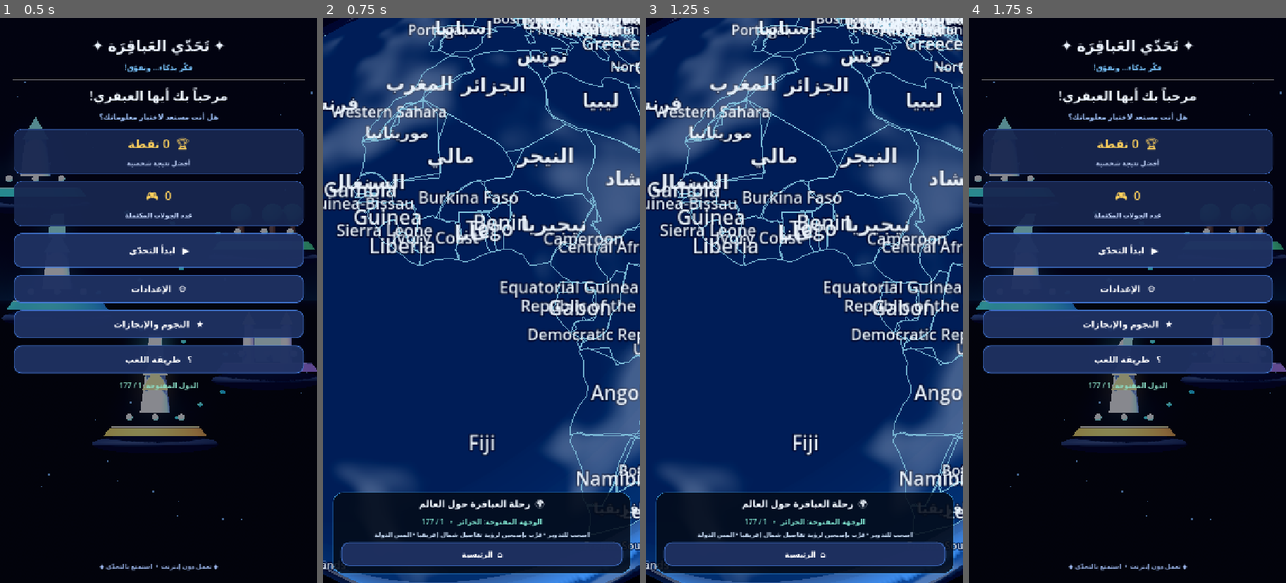
Above: before the commit, frames 1-4 (left to right).
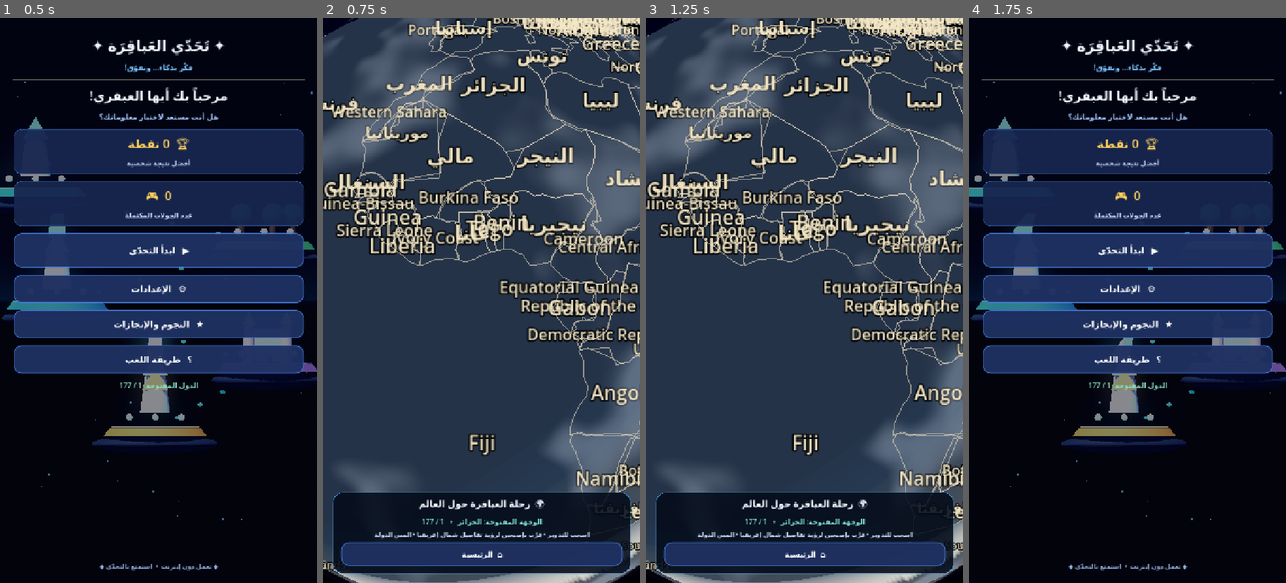
Above: after the commit, the same moments.

Repository: mahdialloui01-art/challenge-
Game: Godot game, scene res://scenes/main.tscn
Two runs of this game, one before a commit and one after it. Both use one fixed random seed, a clock stepped at 60 frames per second and the inputs below.
Inputs:
- Up to frame 1 (0.5 s): no input
- Up to frame 2 (0.75 s): click "▶ ابدأ التحدّي" at 0.5 s
- Up to frame 3 (1.25 s): no input
- Up to frame 4 (1.75 s): click "⌂ الرئيسية" at 1.25 s

Frame 1 is identical in both runs. In frame 2, 86% of the frame differs, in the area x 0-100%, y 0-100%; in frame 3, 86%; in frame 4, nothing differs.

Commit message:
Refine globe lighting and labels with natural earth-tone palette

Diff:
--- a/scripts/world_globe.gd
+++ b/scripts/world_globe.gd
@@ -76,7 +76,7 @@
     if ResourceLoader.exists("res://assets/earth_surface.jpg"):
         ocean.albedo_texture = load("res://assets/earth_surface.jpg")
     else:
-        ocean.albedo_color = Color("#174b68")
+        ocean.albedo_color = Color("#8a8069")
     globe_mesh.material_override = ocean
     add_child(globe_mesh)
     _build_north_africa_detail_patch()
@@ -85,12 +85,12 @@
     var atmosphere := MeshInstance3D.new()
     atmosphere.mesh = _create_earth_mesh(96, 48, GLOBE_RADIUS * 1.022)
     var halo_mat := StandardMaterial3D.new()
-    halo_mat.albedo_color = Color(0.20, 0.56, 1.0, 0.13)
+    halo_mat.albedo_color = Color(0.92, 0.78, 0.52, 0.035)
     halo_mat.transparency = BaseMaterial3D.TRANSPARENCY_ALPHA
     halo_mat.cull_mode = BaseMaterial3D.CULL_FRONT
     halo_mat.emission_enabled = true
-    halo_mat.emission = Color(0.05, 0.22, 0.75)
-    halo_mat.emission_energy_multiplier = 0.45
+    halo_mat.emission = Color(0.12, 0.085, 0.035)
+    halo_mat.emission_energy_multiplier = 0.08
     atmosphere.material_override = halo_mat
     add_child(atmosphere)
 
@@ -101,7 +101,7 @@
 
     var light := OmniLight3D.new()
     light.position = Vector3(-4.0, 4.0, 6.0)
-    light.light_color = Color("#9bcfff")
+    light.light_color = Color("#f5e8cf")
     light.light_energy = 2.2
     light.omni_range = 16.0
     add_child(light)
@@ -245,7 +245,7 @@
     border_instance.name = "AccurateGeographicCountryBorders"
     border_instance.mesh = border_mesh
     var border_material := StandardMaterial3D.new()
-    border_material.albedo_color = Color(0.52, 0.79, 0.89, 0.82)
+    border_material.albedo_color = Color(0.86, 0.82, 0.72, 0.62)
     border_material.transparency = BaseMaterial3D.TRANSPARENCY_ALPHA
     border_material.shading_mode = BaseMaterial3D.SHADING_MODE_UNSHADED
     border_material.cull_mode = BaseMaterial3D.CULL_DISABLED
@@ -290,9 +290,9 @@
         label.billboard = BaseMaterial3D.BILLBOARD_ENABLED
         label.no_depth_test = true
         label.shaded = false
-        label.modulate = Color(0.94, 0.97, 1.0, 0.96)
+        label.modulate = Color(0.96, 0.91, 0.78, 0.96)
         label.outline_size = 9
-        label.outline_modulate = Color(0.015, 0.045, 0.10, 0.96)
+        label.outline_modulate = Color(0.025, 0.024, 0.019, 0.96)
         label.position = _geo_to_sphere(center_lon, center_lat, GLOBE_RADIUS * 1.035)
         label.horizontal_alignment = HORIZONTAL_ALIGNMENT_CENTER
         label.vertical_alignment = VERTICAL_ALIGNMENT_CENTER
@@ -350,9 +350,9 @@
         label.billboard = BaseMaterial3D.BILLBOARD_ENABLED
         label.no_depth_test = true
         label.shaded = false
-        label.modulate = Color(1.0, 0.91, 0.67, 0.98)
+        label.modulate = Color(0.98, 0.86, 0.62, 0.98)
         label.outline_size = 8
-        label.outline_modulate = Color(0.015, 0.035, 0.07, 0.98)
+        label.outline_modulate = Color(0.025, 0.022, 0.016, 0.98)
         label.position = _geo_to_sphere(float(city.lon), float(city.lat), GLOBE_RADIUS * 1.018)
         label.horizontal_alignment = HORIZONTAL_ALIGNMENT_CENTER
         label.vertical_alignment = VERTICAL_ALIGNMENT_CENTER
